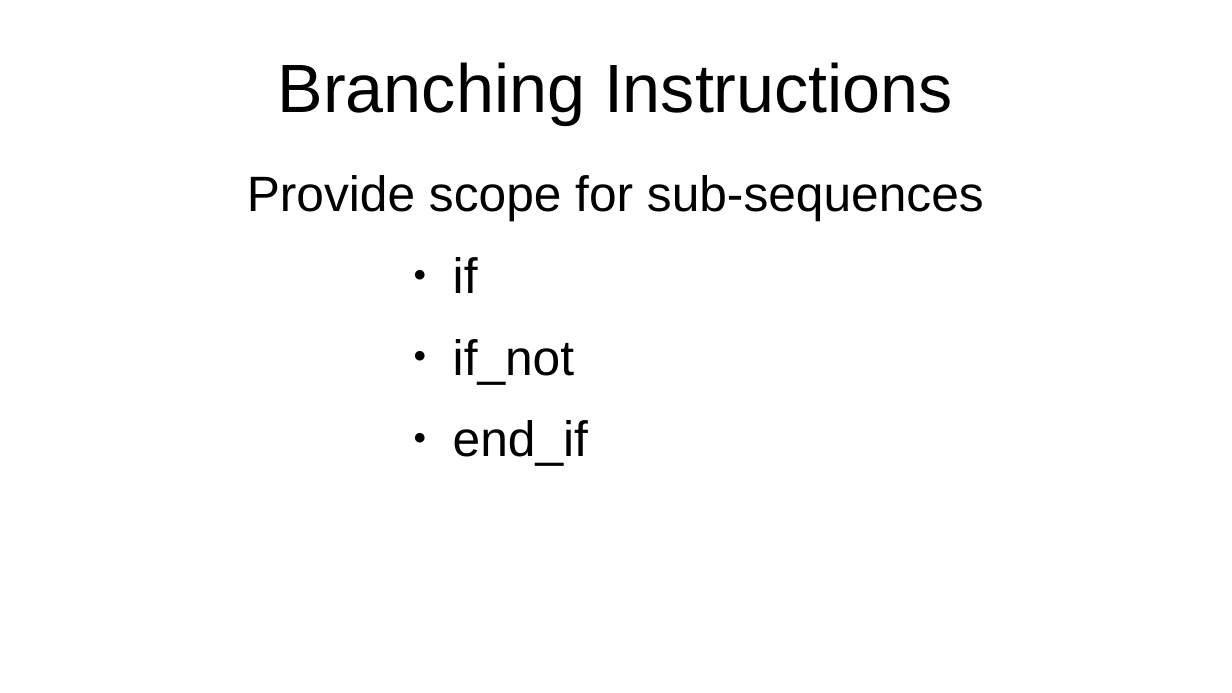
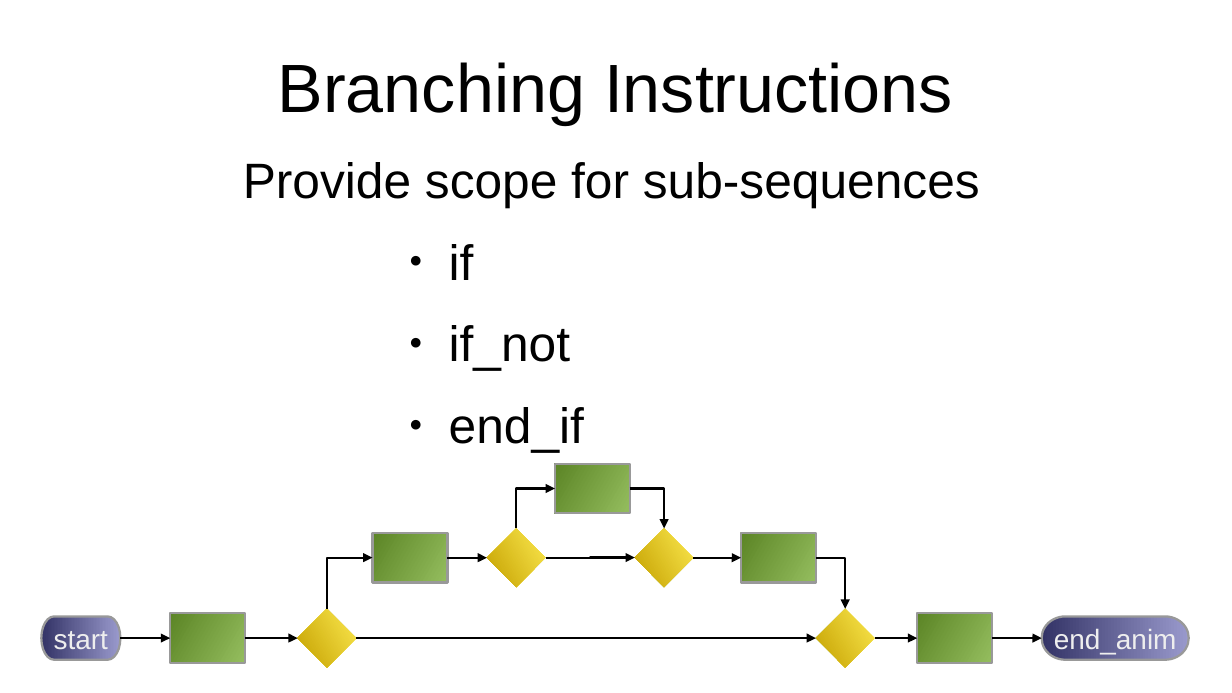
Before and after one commit to SlithyMatt/x16-xci, a slide deck: slide 5 of slides/XCI_animation_basics.odp (slide 4 before the commit). Drawn at 1232x693 pixels with LibreOffice and Linux fonts; fonts in the diff are those of the drawing. Boxes give left, top, right and bottom in pixels: in the first picture for what was removed or moved away, otherwise in the second. Text is boxed around its words. In the diff, an @@ line names an element or a change of style, - is before the commit and + after.

```diff
--- a/slides/XCI_animation_basics.odp
+++ b/slides/XCI_animation_basics.odp
@@ text "Provide scope for sub-sequences": place and size @@
-text "Provide scope for sub-sequences" at (247,175,984,466)
+text "Provide scope for sub-sequences" at (243,162,980,452)
@@ rectangle added at (555,464,629,513), fill gradient #94BD5E to #5C8526, outline #999999 1.45 pt @@
@@ elbow arrow added from (517, 529) to (555, 489), #000000 1.45 pt @@
@@ elbow arrow added from (629, 489) to (664, 529), #000000 1.45 pt @@
@@ rectangle added at (372,533,447,582), fill gradient #94BD5E to #5C8526, outline #999999 1.45 pt @@
@@ diamond added at (487,529,547,588), fill gradient #FCE94F to #C4A000 @@
@@ diamond added at (635,529,694,588), fill gradient #FCE94F to #C4A000 @@
@@ rectangle added at (741,533,816,582), fill gradient #94BD5E to #5C8526, outline #999999 1.45 pt @@
@@ elbow arrow added from (328, 609) to (372, 558), #000000 1.45 pt @@
@@ elbow arrow added from (447, 558) to (487, 558), #000000 1.45 pt @@
@@ elbow arrow added from (546, 558) to (635, 558), #000000 1.45 pt @@
@@ elbow arrow added from (694, 558) to (741, 558), #000000 1.45 pt @@
@@ elbow arrow added from (816, 558) to (845, 609), #000000 1.45 pt @@
@@ pill shape added at (41,617,121,661), fill gradient #333366 to #9999CC, outline #999999 1.45 pt, 18 pt, text #EEEEEE @@
+start
@@ rectangle added at (170,614,245,663), fill gradient #94BD5E to #5C8526, outline #999999 1.45 pt @@
@@ diamond added at (297,609,357,669), fill gradient #FCE94F to #C4A000 @@
@@ diamond added at (297,609,357,669), fill gradient #FCE94F to #C4A000 @@
@@ diamond added at (816,609,875,669), fill gradient #FCE94F to #C4A000 @@
@@ rectangle added at (918,614,993,663), fill gradient #94BD5E to #5C8526, outline #999999 1.45 pt @@
@@ pill shape added at (1042,617,1190,661), fill gradient #333366 to #9999CC, outline #999999 1.45 pt, 18 pt, text #EEEEEE @@
+end_anim
@@ elbow arrow added from (121, 638) to (170, 638), #000000 1.45 pt @@
@@ elbow arrow added from (245, 638) to (297, 638), #000000 1.45 pt @@
@@ elbow arrow added from (357, 638) to (816, 638), #000000 1.45 pt @@
@@ elbow arrow added from (875, 638) to (918, 638), #000000 1.45 pt @@
@@ elbow arrow added from (993, 638) to (1042, 638), #000000 1.45 pt @@
```
Also in this commit, not shown: 2 other slides changed, 1 slide added, 1 slide removed.
